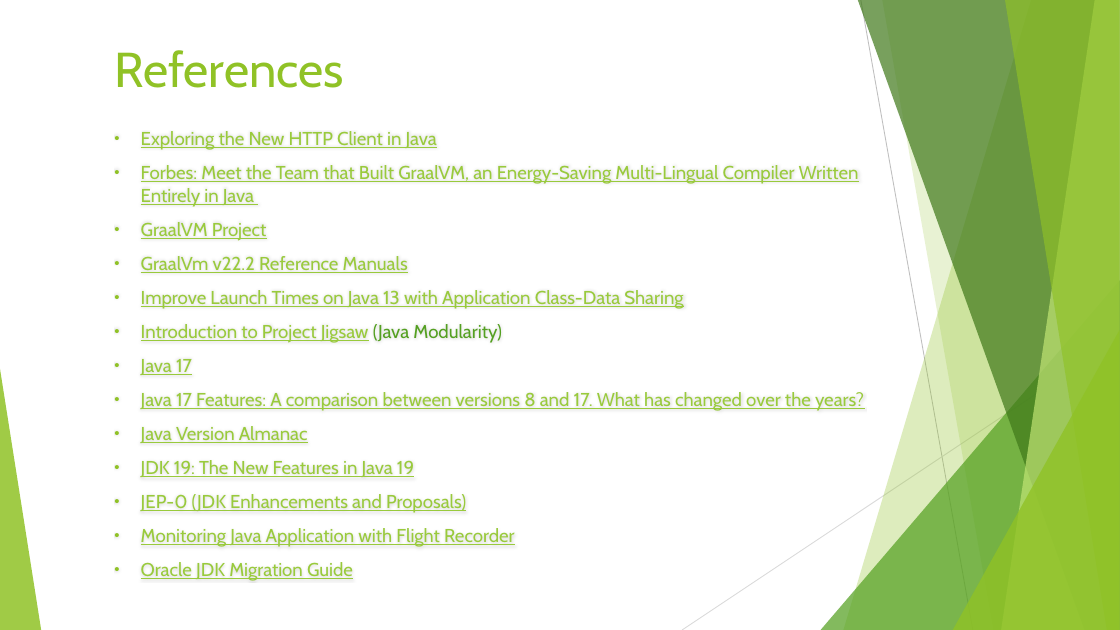
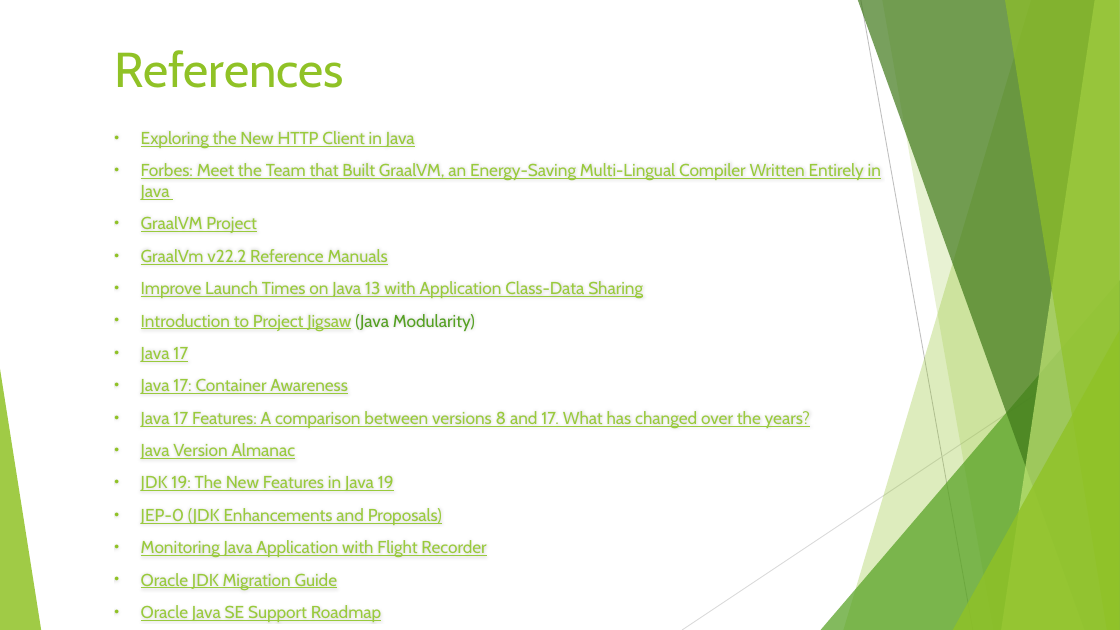
Before and after one commit to Rohan427/Qpid4Graal, a slide deck: slide 29 of doc/reference/Java_17 _Upgrade.pptx (slide 28 before the commit). Drawn at 1120x630 pixels with LibreOffice and Linux fonts; fonts in the diff are those of the drawing. Boxes give left, top, right and bottom in pixels: in the first picture for what was removed or moved away, otherwise in the second. Text is boxed around its words. In the diff, an @@ line names an element or a change of style, - is before the commit and + after.

Commit message:
Java 17 Upgrade PPT RC2

```diff
--- a/doc/reference/Java_17 _Upgrade.pptx
+++ b/doc/reference/Java_17 _Upgrade.pptx
@@ text at [141, 131, 881, 590]: paragraph added @@
+• Oracle Java SE Support Roadmap
@@ text at [141, 131, 881, 590]: size 16 to 14.8 pt @@
@@ text at [141, 378, 348, 394]: paragraph added @@
+• Java 17: Container Awareness
```
Also in this commit, not shown: 2 other slides changed, 1 slide added.
